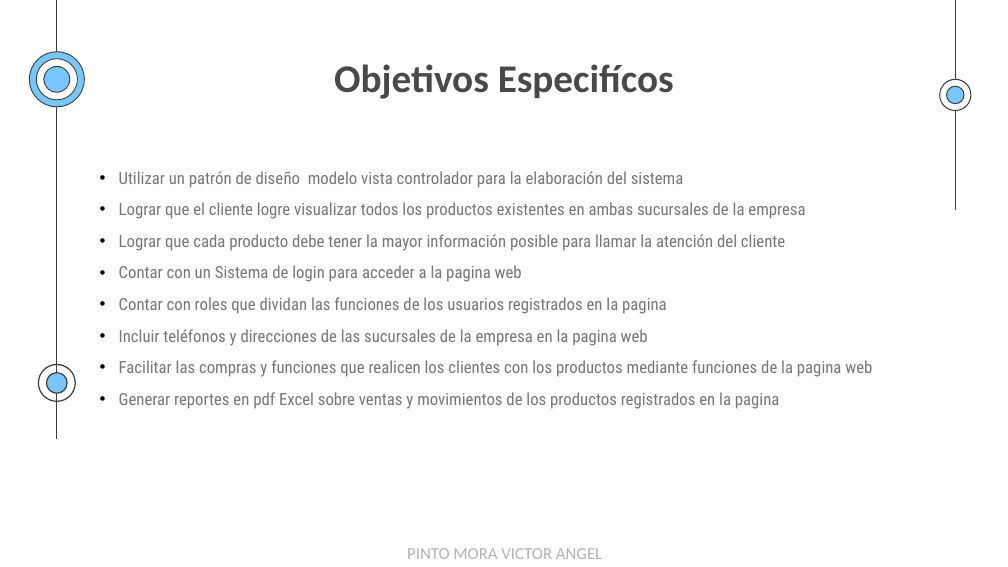
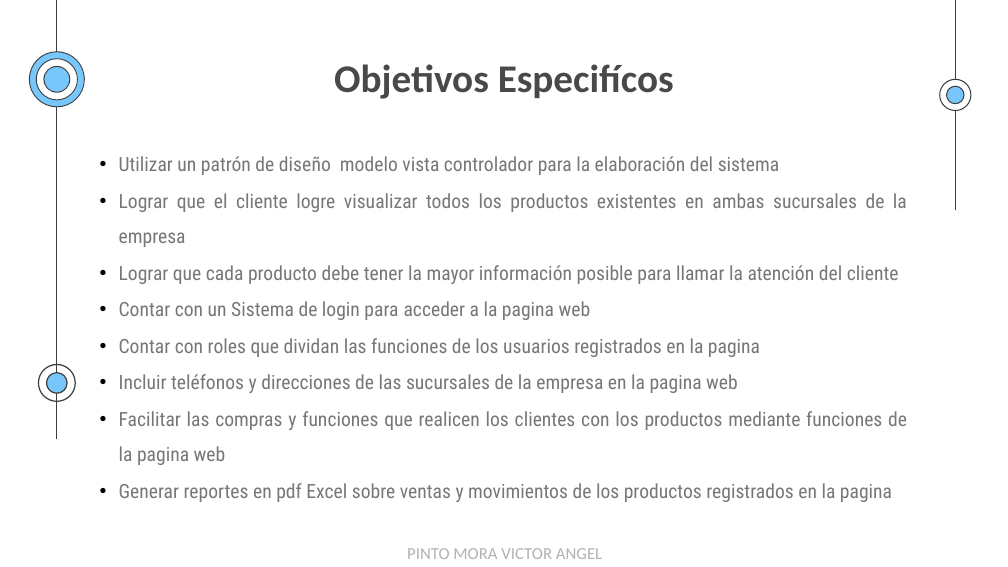
Before and after one commit to EgCooper/Mxt-Technology, a slide deck: slide 11 of Documentacion/Mxt-Technology Presentacion.pptx. Drawn at 1008x567 pixels with LibreOffice and Linux fonts; fonts in the diff are those of the drawing. Boxes give left, top, right and bottom in pixels: in the first picture for what was removed or moved away, otherwise in the second. Text is boxed around its words. In the diff, an @@ line names an element or a change of style, - is before the commit and + after.

```diff
--- a/Documentacion/Mxt-Technology Presentacion.pptx
+++ b/Documentacion/Mxt-Technology Presentacion.pptx
@@ text "Utilizar un patrón de diseño ...": place and size @@
-text "Utilizar un patrón de diseño ..." at [119,171,872,409]
+text "Utilizar un patrón de diseño ..." at [119,156,907,502]
@@ text "Utilizar un patrón de diseño ..." at [119,156,907,502]: size 12 to 14 pt @@
```
Also in this commit, not shown: 20 other slides changed, 1 slide removed.
